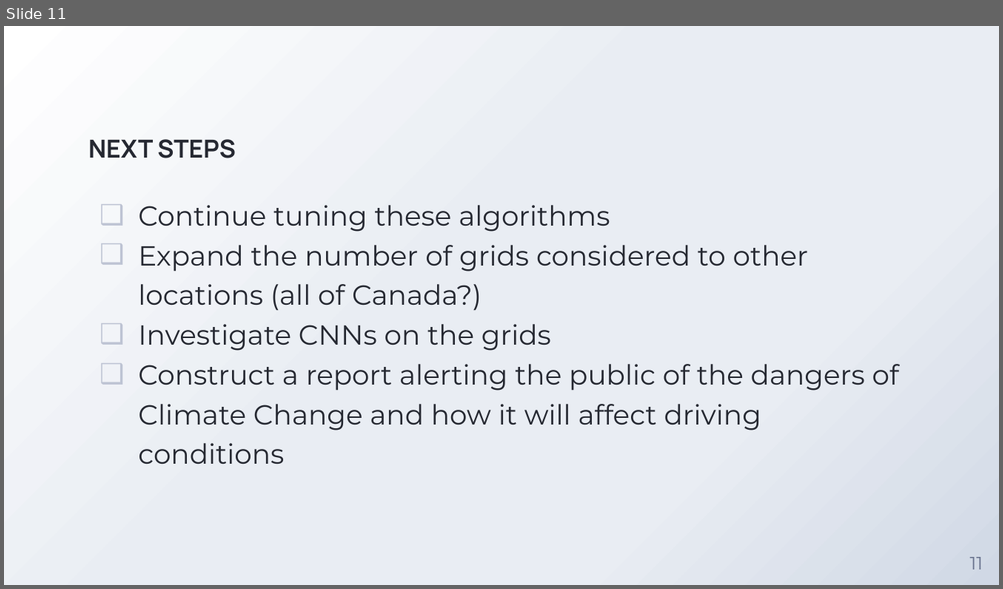
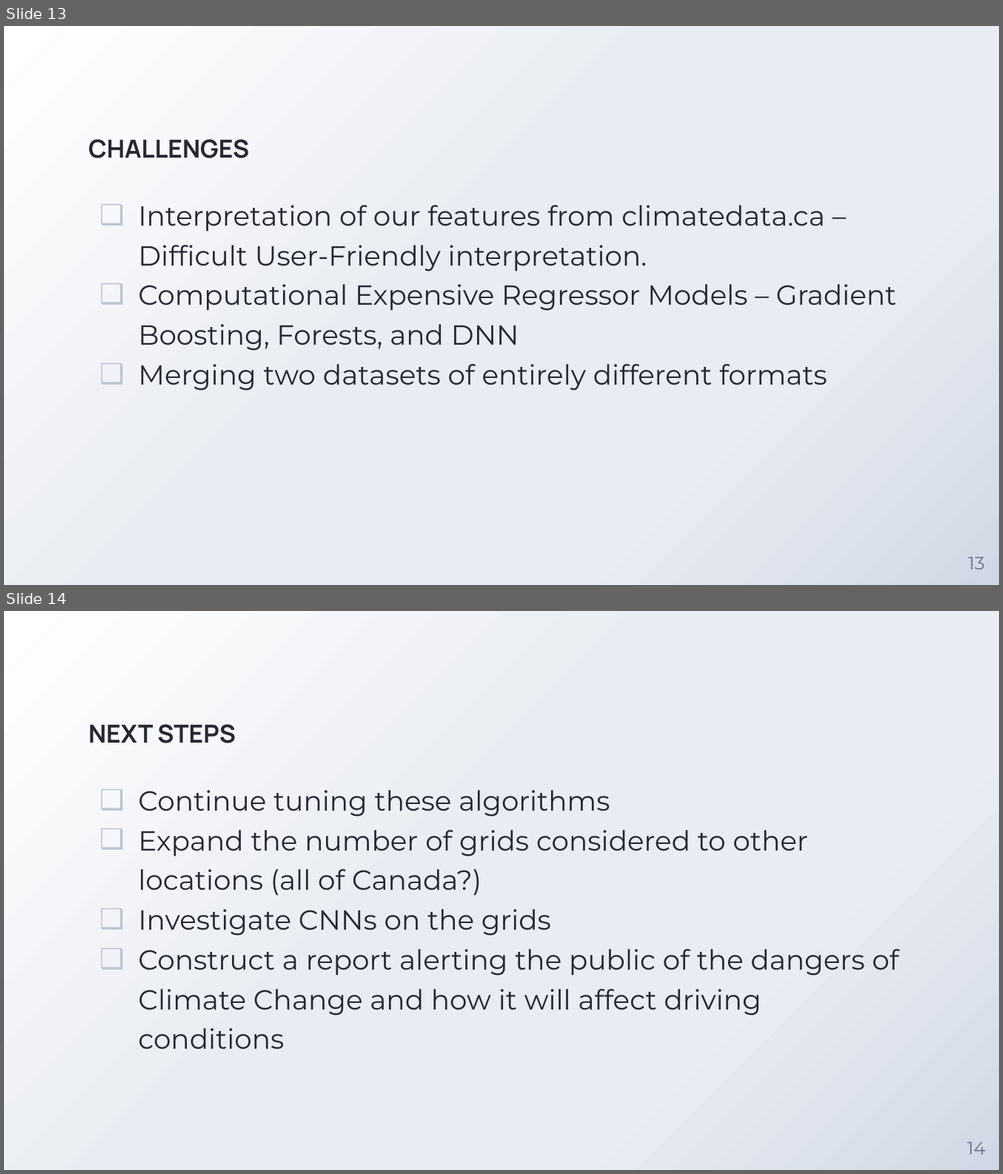
Before and after one commit to oliverfoster27/MilaClimateChangeHackathon2019, a slide deck: Predicting Road Accidents with Climate Data.pptx. Shown one above the other, each under a label of ours: slide 11 before the commit, slides 13 and 14 after it. The pictures are 1003x589 and 1003x1174 pixels, drawn with LibreOffice and Linux fonts; fonts in the diff are those of the drawing; background and template pictures are left out. Boxes give left, top, right and bottom in pixels: in the first picture for what was removed or moved away, otherwise in the second. Text is boxed around its words. In the diff, an @@ line names an element or a change of style, - is before the commit and + after.

```diff
--- a/Predicting Road Accidents with Climate Data.pptx
+++ b/Predicting Road Accidents with Climate Data.pptx
@@ slide 13 added at (4,26,999,585), background gradient #FFFFFF to #E9EDF3 to #D0D8E5 @@
@@ title added at (88,139,249,158), 18 pt, text #252831, bold @@
+CHALLENGES
@@ text added at (138,205,896,391), 20 pt, text #252831 @@
+❑ Interpretation of our features from climatedata.ca – Difficult User-Friendly interpretation.
+❑ Computational Expensive Regressor Models – Gradient Boosting, Forests, and DNN
+❑ Merging two datasets of entirely different formats
@@ page number added at (967,557,984,570), 13 pt, text #68728D @@
+13
@@ what was slide 11 is now slide 14 @@
@@ page number at (967,1142,985,1155): text changed @@
-11
+14
```
Also in this commit, not shown: 2 slides changed, 2 other slides added, 1 other file.
